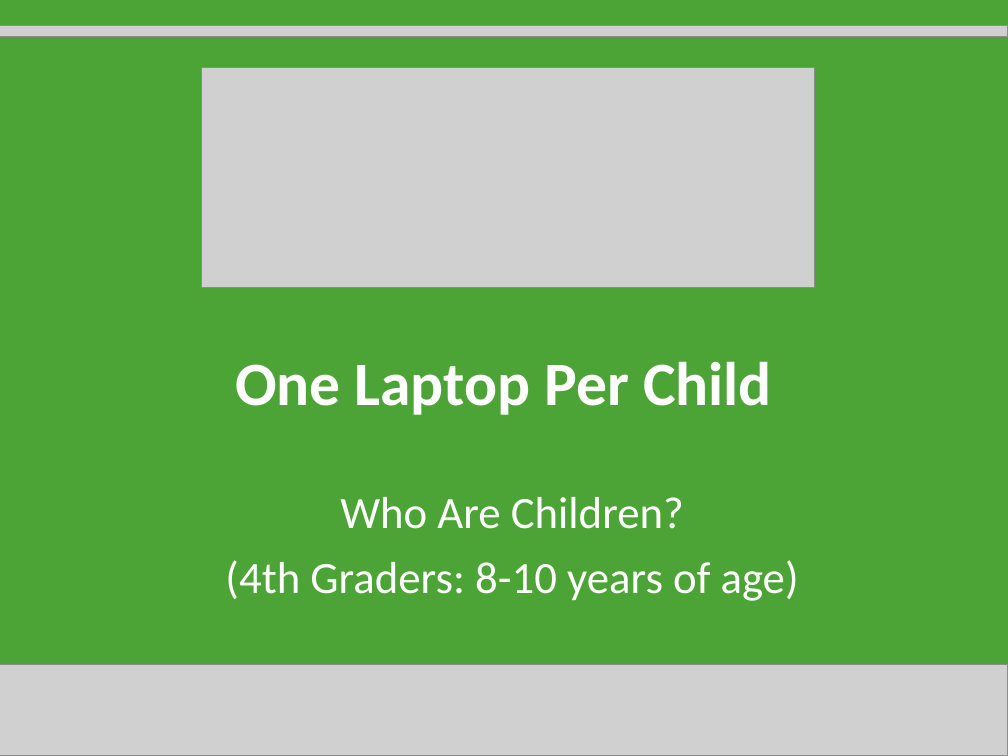
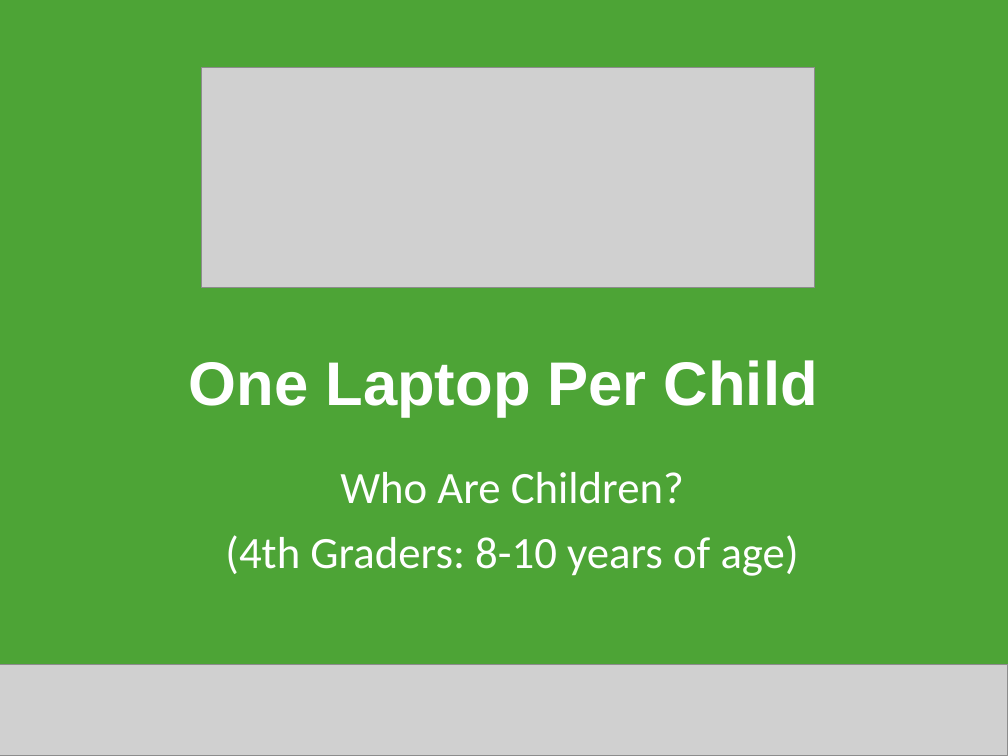
Before and after one commit to decause/hflossk, a slide deck: slide 1 of static/content/OLPCKidsB.ppt. Drawn at 1008x756 pixels with LibreOffice and Linux fonts; fonts in the diff are those of the drawing; grey boxes stand for pictures. Boxes give left, top, right and bottom in pixels: in the first picture for what was removed or moved away, otherwise in the second. Text is boxed around its words. In the diff, an @@ line names an element or a change of style, - is before the commit and + after.

```diff
--- a/static/content/OLPCKidsB.ppt
+++ b/static/content/OLPCKidsB.ppt
@@ picture removed at [0,25,1008,36] @@
@@ text "One Laptop Per Child" at [189,360,818,417]: font Calibri to Arial @@
@@ text "Who Are Children?": place and size @@
-text "Who Are Children?" at [225,497,799,601]
+text "Who Are Children?" at [225,472,799,576]
```
Also in this commit, not shown: 16 other slides changed, 2 slides added, 3 slides removed.
